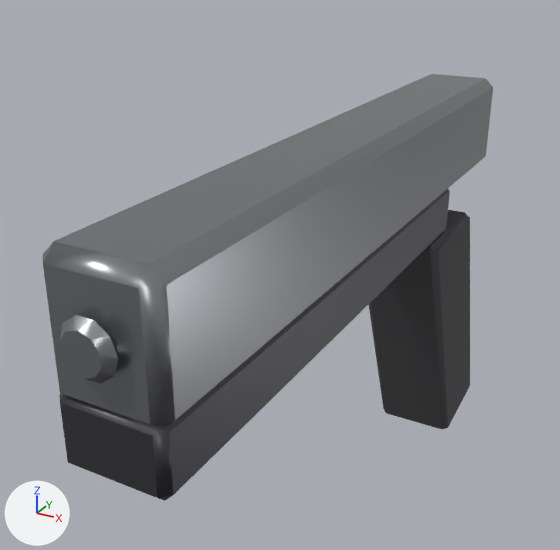
Renders of the FBX model Game/Assets/Vexa/Resources/Models/Weapons/Mobile/elite.fbx from each side of a commit.
Camera for both pictures: a 50 mm camera at (0.082, -0.229, 0.096) aimed at (-0.021, -0.042, 0.003). Every picture has the same lights, and +X, +Y and +Z are marked at lower left. The first picture is the older version.

In view in the first picture: 'elite'.
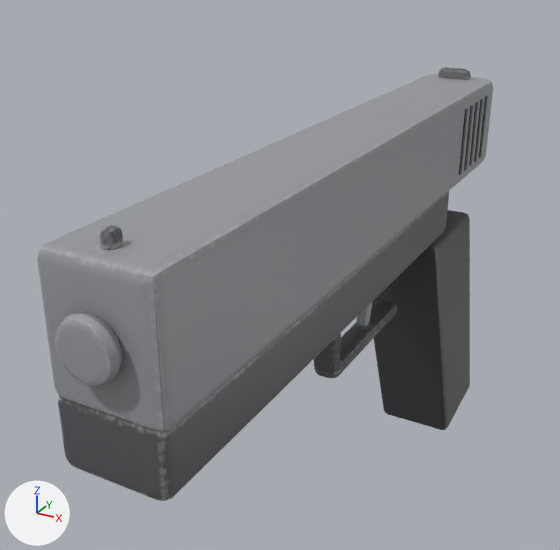
The change, as a diff of the scene's bpy script:
```diff
--- a/Game/Assets/Vexa/Resources/Models/Weapons/Mobile/elite.fbx.py
+++ b/Game/Assets/Vexa/Resources/Models/Weapons/Mobile/elite.fbx.py
@@ img_elite_albedo @@
+img_elite_albedo = load_image('elite_albedo', 'Textures/elite_albedo.png', 512, 512, 'sRGB')
@@ mat_elite @@
+mat_elite = principled_material('elite')
+mat_elite.texture = img_elite_albedo
@@ me_elite @@
 # used by ob_elite; location = (0.0, 0.0, 0.0); rotation_euler = (1.571, 0.0, 0.0), in degrees (90, 0, 0)
-me_elite.from_pydata(...)  # 132 vertices, 140 faces; spans x -0.014..0.014, y -0.089..0.05, z -0.067..0.148
-me_elite.materials.append(mat_metal)  # dark grey #59595d
-me_elite.materials.append(mat_grip)  # dark grey #4b4b4d
+me_elite.from_pydata(...)  # 630 vertices, 578 faces; spans x -0.014..0.014, y -0.089..0.053, z -0.067..0.148
+# me_elite part 1: a new loose piece, a box spanning x -0.0134..0.0134, y 0.0232..0.0449, z -0.045..-0.043, in mat_elite (picture img_elite_albedo)
+# me_elite part 2: a new loose piece, a box spanning x -0.0134..0.0134, y 0.0232..0.0449, z -0.039..-0.037, in mat_elite (picture img_elite_albedo)
+# me_elite part 3: a new loose piece, a box spanning x -0.0134..0.0134, y 0.0232..0.0449, z -0.033..-0.031, in mat_elite (picture img_elite_albedo)
+# me_elite part 4: a new loose piece, a box spanning x -0.0134..0.0134, y 0.0232..0.0449, z -0.027..-0.025, in mat_elite (picture img_elite_albedo)
+# me_elite part 5: a new loose piece, a box spanning x -0.0134..0.0134, y 0.0232..0.0449, z -0.021..-0.019, in mat_elite (picture img_elite_albedo)
+# me_elite part 6: a new loose piece of 56 vertices spanning x -0.002..0.002, y 0.048..0.053, z 0.136..0.14, in mat_elite (picture img_elite_albedo)
+# me_elite part 7: a new loose piece of 56 vertices spanning x -0.002..0.002, y -0.016..0.004, z 0.021..0.029, in mat_elite (picture img_elite_albedo)
+# me_elite part 8: a new loose piece of 52 vertices spanning x -0.004..0.004, y -0.021..-0.015, z 0.005..0.055, in mat_elite (picture img_elite_albedo)
+# me_elite part 9: a new loose piece of 52 vertices spanning x -0.004..0.004, y -0.019..0.007, z 0.05..0.056, in mat_elite (picture img_elite_albedo)
+# me_elite part 10: a new loose piece of 42 vertices spanning x -0.006..0.006, y 0.048..0.053, z -0.05..-0.046, in mat_elite (picture img_elite_albedo)
+# me_elite part 11: 4 vertices moved from x -0.014..0.014, y -0.083..0.003, z -0.065..0.0 to x -0.014..0.014, y -0.083..0.004, z -0.065..0.002; 60 vertices removed from x -0.014..0.014, y -0.087..0.04, z -0.066..0.148; 204 vertices added at x -0.014..0.014, y -0.088..0.049, z -0.067..0.148
+# me_elite part 12: 6 faces spanning x -0.013..0.013, y 0.019..0.05, z -0.056..0.144 switch from mat_steel (grey #999ba0) to mat_elite (picture img_elite_albedo)
+# other edits to the shape of me_elite do not show in these pictures
```

Where the change shows, as pixel boxes (x1, y1, x2, y2) in the pictures (560 x 550 px):
'elite', reshaped: before (43, 74, 493, 500); after (37, 67, 493, 501)
part 1 of me_elite, added: after (479, 96, 488, 158)
part 2 of me_elite, added: after (474, 99, 483, 162)
part 3 of me_elite, added: after (469, 102, 478, 166)
part 4 of me_elite, added: after (464, 105, 473, 171)
part 5 of me_elite, added: after (459, 108, 468, 175)
part 6 of me_elite, added: after (100, 225, 123, 250)
part 7 of me_elite, added: after (357, 301, 373, 327)
part 8 of me_elite, added: after (314, 301, 397, 378)
part 9 of me_elite, added: after (314, 333, 341, 374)
part 10 of me_elite, added: after (438, 67, 471, 80)
part 11 of me_elite, built on: before (59, 189, 470, 500); after (37, 75, 493, 501)
part 12 of me_elite, recoloured: (43, 74, 493, 424) in both
